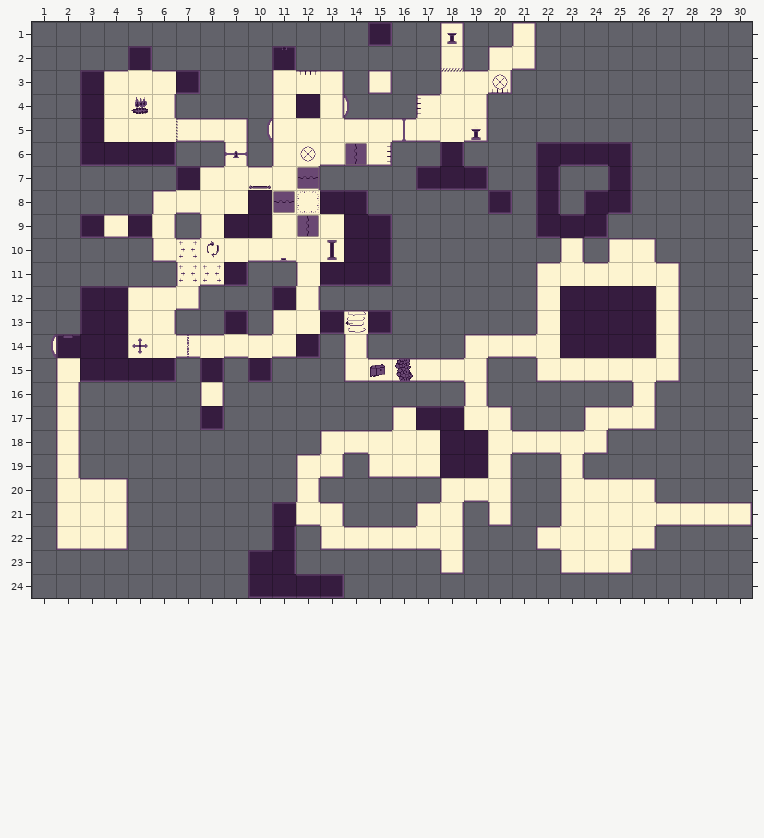
Two states of a Tiled map, Assets/Tiled/DemoLevel.tmx. This is how it looked before the edit.
Cells are 32x32 px. Shown: x 1..30, y 1..24.
The result:
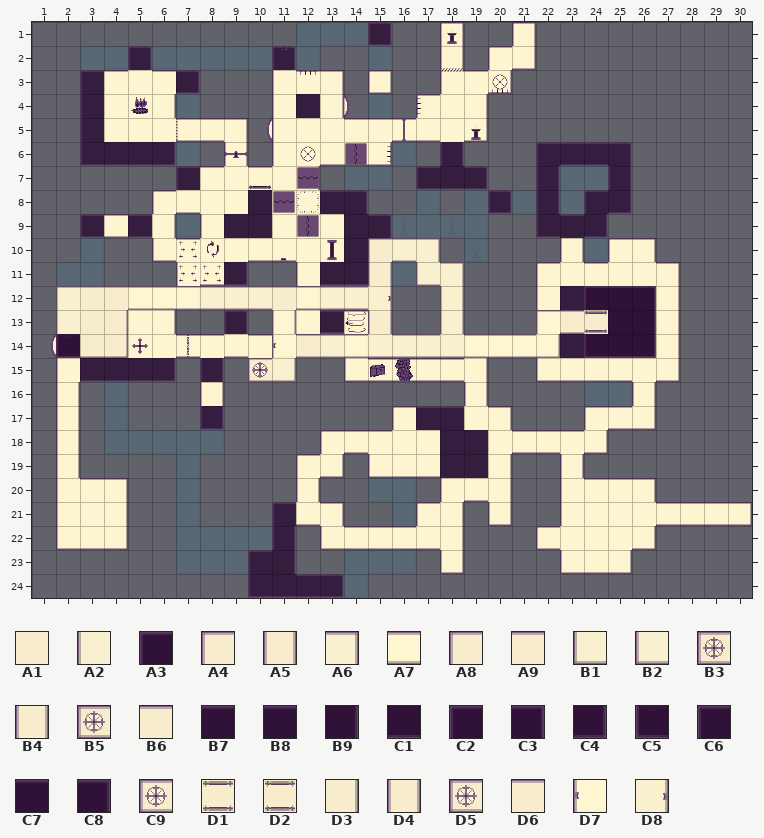
Key: from "Mapping": A1 1 "BaseTile", A2 2 "BaseTile", A3 3 "BaseTile", A4 4 "BaseTile", A5 5 "BaseTile", A6 6 "BaseTile", A7 7 "BaseTile", A8 8 "BaseTile", A9 9 "BaseTile", B1 10 "BaseTile", B2 11 "BaseTile", B3 12 "BaseTile", B4 13 "BaseTile", B5 14 "BaseTile", B6 15 "BaseTile", B7 17 "BaseTile", B8 19 "BaseTile", B9 20 "BaseTile", C1 21 "BaseTile", C2 24 "BaseTile", C3 25 "BaseTile", C4 26 "BaseTile", C5 27 "BaseTile", C6 44 "Ramp", C7 45 "Ramp", C8 46 "Ramp", C9 47 "MovingPlatform", D1 48 "Fence", D2 50 "Fence", D3 53 "Stairs", D4 103 "Teleporter", D5 106 "PressurePlate", D6 108 "Ladder", D7 118 "Shooter", D8 120 "Shooter".
__ is an empty cell.
Tiles of an added or newly shown layer are drawn over the layers below it.
See-through tiles are keyed as they look on the map.
Diff:
Layer "Elevation 0/prototype0" (now shown):
Tile A1 is added in rows 10 to 11 at x 15 and 17; in row 12 at x 2 to 4, 9, 11 and 24 to 26; in row 13 at x 2 to 4, 15, 23 to 24 and 26; in row 14 at x 2 to 4, 12 and 24 to 26; in row 15 at x 10.
Layer "Elevation 0/dungeon0" (now shown):
Tile A1 is added in row 12 at x 3; in row 13 at x 3 and 24; in row 14 at x 3 to 4 and 24 to 25.
Tile A2 is added in row 12 at x 2; in row 13 at x 2 and 23; in row 14 at x 2.
Tile A3 is added in row 12 at x 24 to 25.
Tile A4 is added in row 10 at x 15; in row 13 at x 4 and 26.
Tile A5 is added in row 11 at x 15.
Tile A6 is added in row 10 at x 17; in row 12 at x 9.
Tile A9 is added in row 12 at x 4 and 26.
Tile B1 is added in row 11 at x 17; in row 14 at x 12 and 26.
Tile B3 is added in row 15 at x 10.
Tile B4 is added in row 13 at x 15.
Tile B6 is added in row 12 at x 11.
Layer "Elevation 0/modifiers" (now shown):
Tile C6 is added in row 12 at x 24.
Tile C7 is added in row 12 at x 25.
Tile C8 is added in row 12 at x 26.
Tile D3 is added in row 13 at x 4.
Tile D4 is added in row 13 at x 15.
Tile D6 is added in row 12 at x 4.
Layer "Elevation 3/prototype" (now shown):
Tile A1 is added in row 10 at x 15 to 17; in row 11 at x 15 and 17 to 18; in row 12 at x 2 to 15 and 18; in row 13 at x 2 to 4, 11, 15, 18 and 22 to 24; in row 14 at x 3 to 4 and 11 to 22; in row 15 at x 10 to 11.
Tile B7 is added in row 12 at x 24 to 26; in row 13 at x 26; in row 14 at x 2 and 24 to 26.
Layer "Elevation 3/dungeon" (now shown):
Tile A1 is added in row 13 at x 3 and 24.
Tile A2 is added in row 13 at x 2; in row 14 at x 11.
Tile A3 is added in row 12 at x 3 to 4 and 11.
Tile A4 is added in row 12 at x 15; in row 13 at x 4.
Tile A5 is added in row 14 at x 3, 15 and 18.
Tile A6 is added in row 11 at x 15; in row 12 at x 18; in row 13 at x 11, 15 and 18.
Tile A7 is added in row 10 at x 16; in row 12 at x 5 to 10 and 12 to 14; in row 13 at x 23; in row 14 at x 12 to 14, 16 to 17 and 19 to 21.
Tile A8 is added in row 10 at x 15; in row 12 at x 2; in row 13 at x 22.
Tile A9 is added in row 10 at x 17; in row 11 at x 18.
Tile B1 is added in row 14 at x 4 and 22; in row 15 at x 11.
Tile B2 is added in row 11 at x 17.
Tile B5 is added in row 15 at x 10.
Tile B8 is added in row 12 at x 25.
Tile B9 is added in row 13 at x 26.
Tile C1 is added in row 14 at x 25.
Tile C2 is added in row 12 at x 24.
Tile C3 is added in row 12 at x 26.
Tile C4 is added in row 14 at x 26.
Tile C5 is added in row 14 at x 2 and 24.
Layer "Elevation 3/modifiers" (now shown):
Tile D2 is added in row 13 at x 24.
Tile D5 is added in row 15 at x 10.
Tile D7 is added in row 14 at x 11.
Tile D8 is added in row 12 at x 15.
Layer "Elevation 3/extra_modifiers" (now shown):
Tile C9 is added in row 15 at x 10.
Tile D1 is added in row 13 at x 24.
Changed places in both pictures, as pixel boxes (x1, y1, x2, y2):
added: (56, 238, 656, 382)
